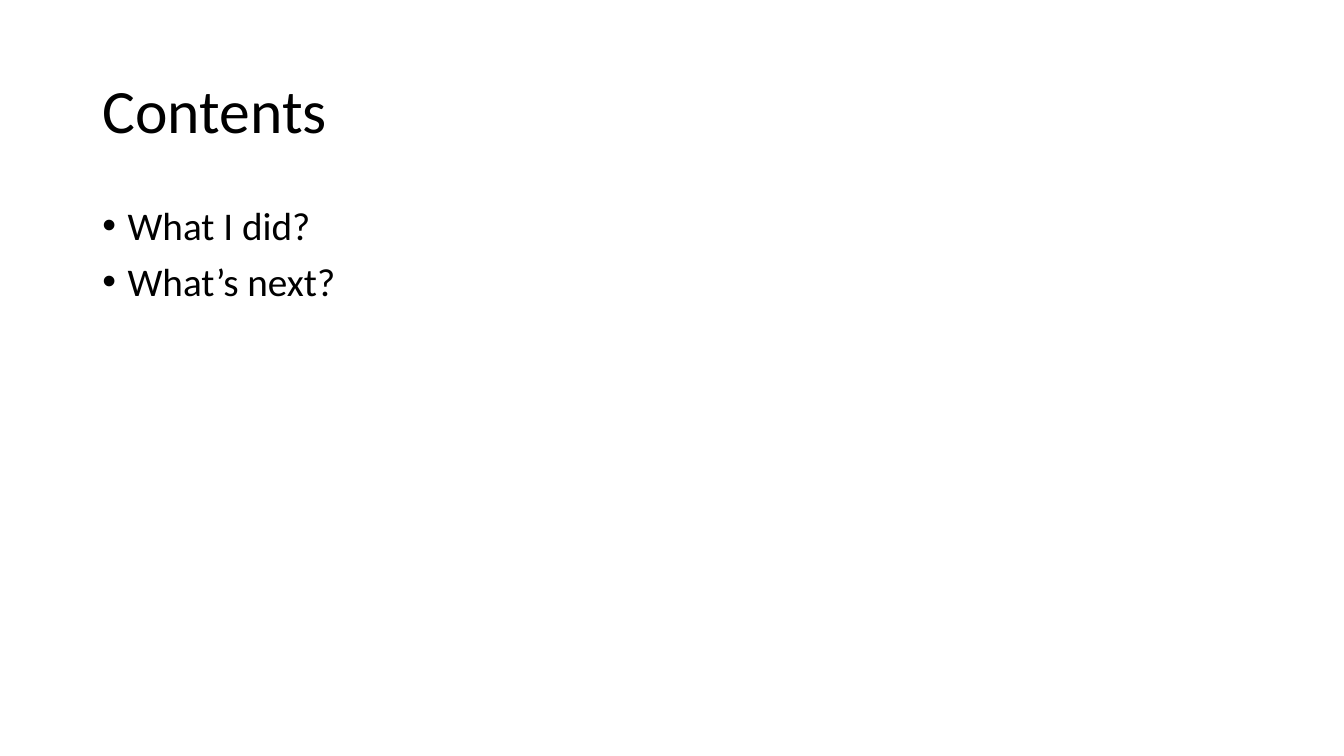
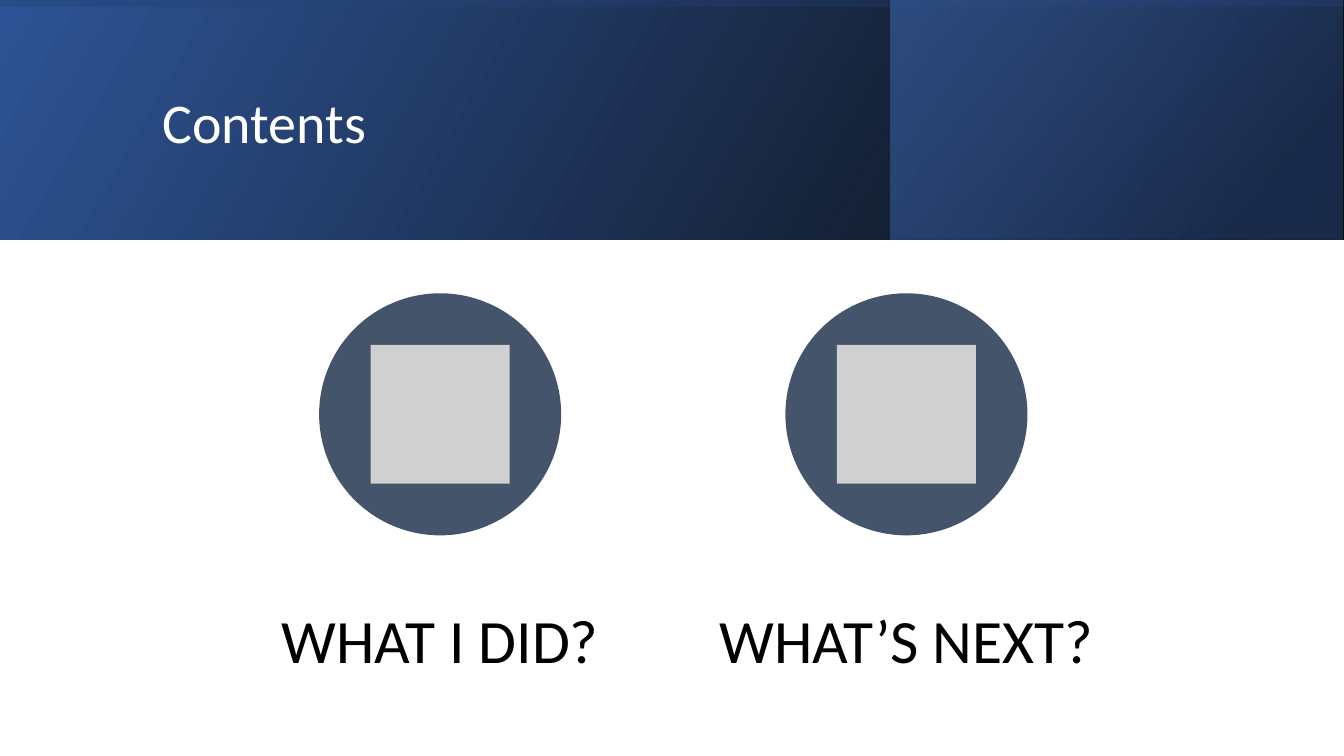
Before and after one commit to T-S-ICT/Music-trivia-web-game, a slide deck: slide 2 of Sprint 1.pptx. Drawn at 1344x756 pixels with LibreOffice and Linux fonts; fonts in the diff are those of the drawing; grey boxes stand for pictures. Boxes give left, top, right and bottom in pixels: in the first picture for what was removed or moved away, otherwise in the second. Text is boxed around its words. In the diff, an @@ line names an element or a change of style, - is before the commit and + after.

```diff
--- a/Sprint 1.pptx
+++ b/Sprint 1.pptx
@@ rectangle added at (x1=0, y1=0, x2=1344, y2=239), fill gradient #000000 to #2F5597 @@
@@ rectangle added at (x1=0, y1=0, x2=1344, y2=239), fill gradient #2F5597 to #000000 @@
@@ rectangle added at (x1=891, y1=0, x2=1343, y2=239), fill gradient #203864 to #4472C4 @@
@@ title "Contents" moved from (x1=102, y1=93, x2=326, y2=134) to (x1=163, y1=106, x2=367, y2=144) @@
@@ title "Contents" at (x1=163, y1=106, x2=367, y2=144): size 44 to 40 pt, text colour #000000 to #FFFFFF @@
@@ text removed at (x1=128, y1=212, x2=335, y2=297) @@
-• What I did?
-• What’s next?
@@ group added at (x1=281, y1=293, x2=1093, y2=664): 2 ellipses, 2 pictures, 2 texts @@
+WHAT I DID?
+WHAT’S NEXT?
```
Also in this commit, not shown: 3 other slides changed, 7 slides added, 2 slides removed, 1 other file.
